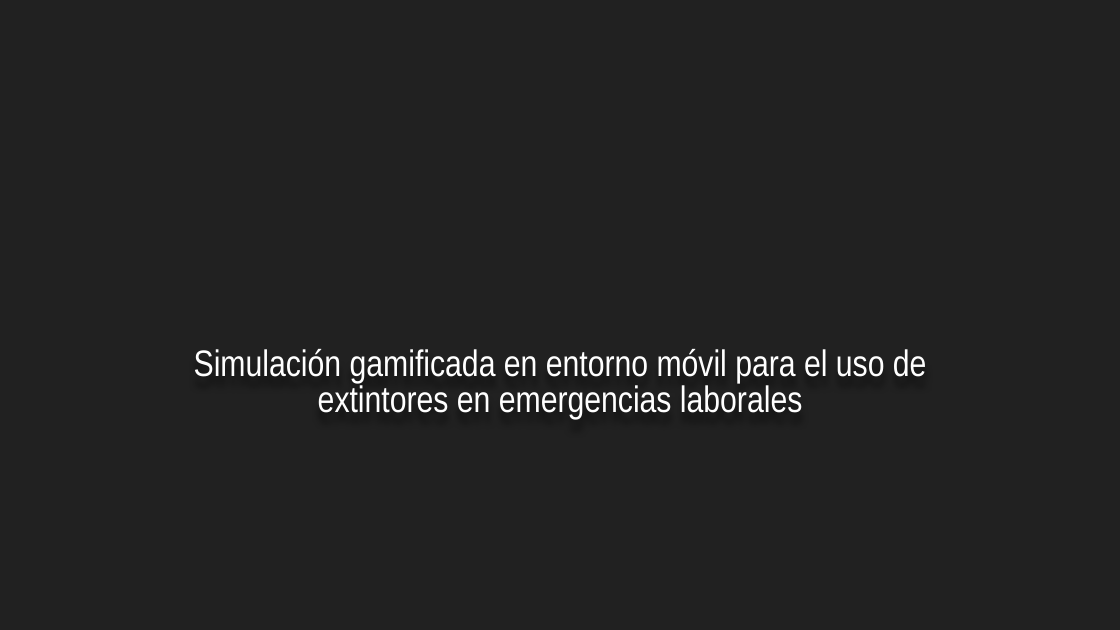
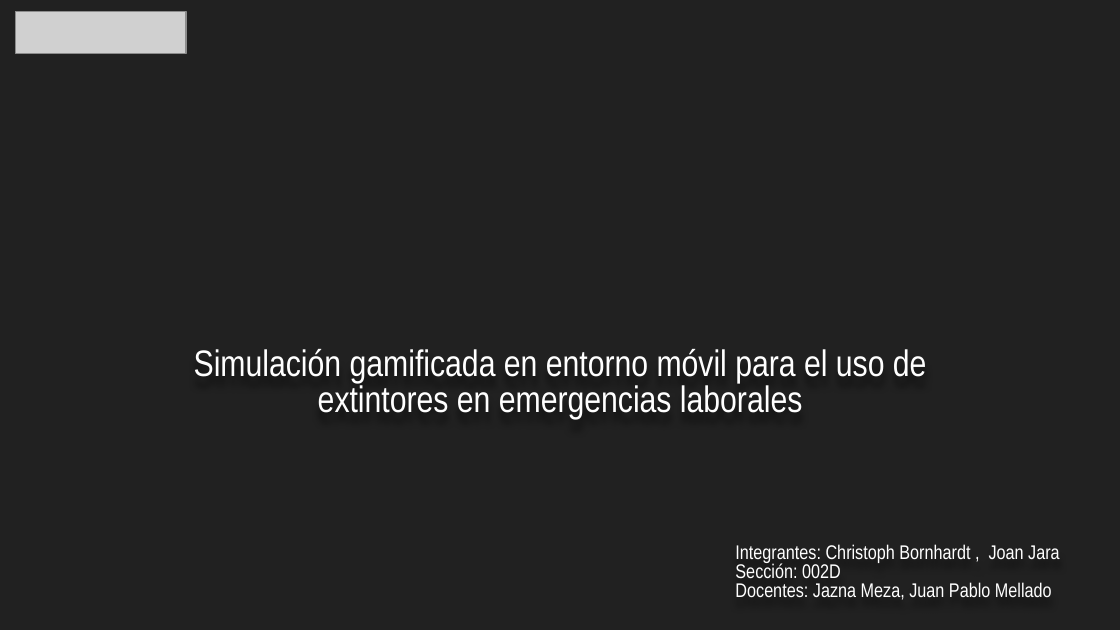
Before and after one commit to Margari2061/Capstone002D_grupo3_Simulacion_Incendios_Laborales, a slide deck: slide 1 of fase 1/evidencias grupales/Presentación Proyecto.pptx. Drawn at 1120x630 pixels with LibreOffice and Linux fonts; fonts in the diff are those of the drawing; grey boxes stand for pictures; background and template pictures are left out. Boxes give left, top, right and bottom in pixels: in the first picture for what was removed or moved away, otherwise in the second. Text is boxed around its words. In the diff, an @@ line names an element or a change of style, - is before the commit and + after.

```diff
--- a/fase 1/evidencias grupales/Presentación Proyecto.pptx
+++ b/fase 1/evidencias grupales/Presentación Proyecto.pptx
@@ picture added at (16, 12, 186, 54) @@
@@ subtitle added at (735, 544, 1060, 600), 12.7 pt, text #FFFFFF @@
+Integrantes: Christoph Bornhardt , Joan Jara
+Sección: 002D
+Docentes: Jazna Meza, Juan Pablo Mellado
```
Also in this commit, not shown: 1 other file.
